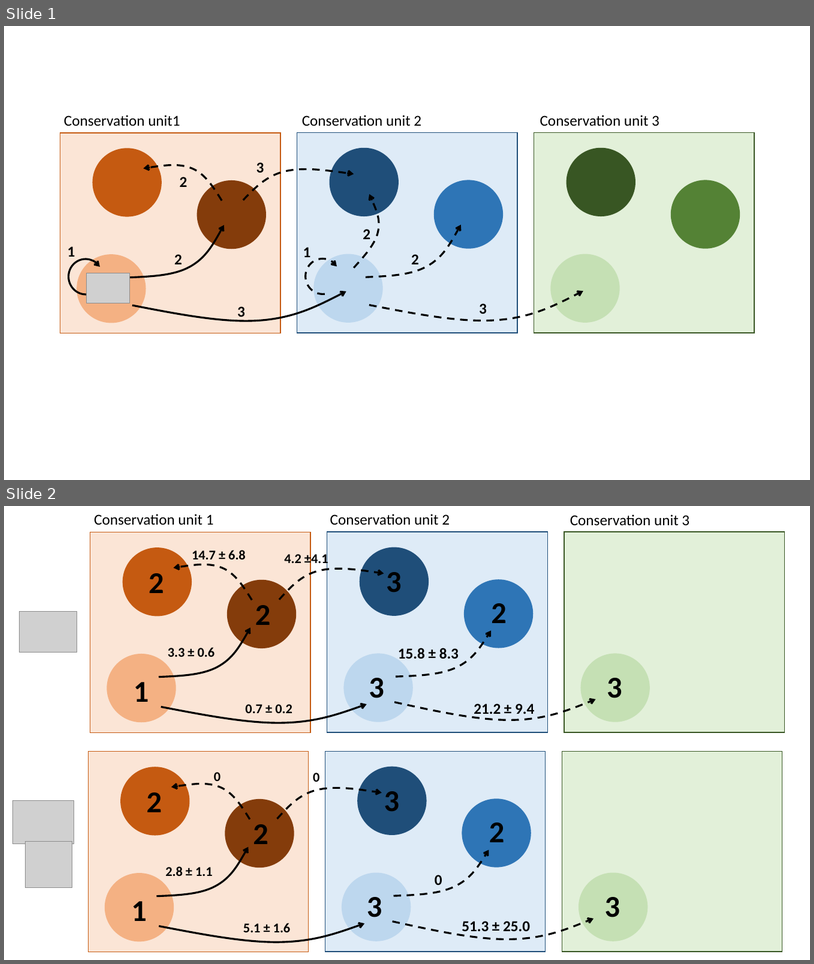
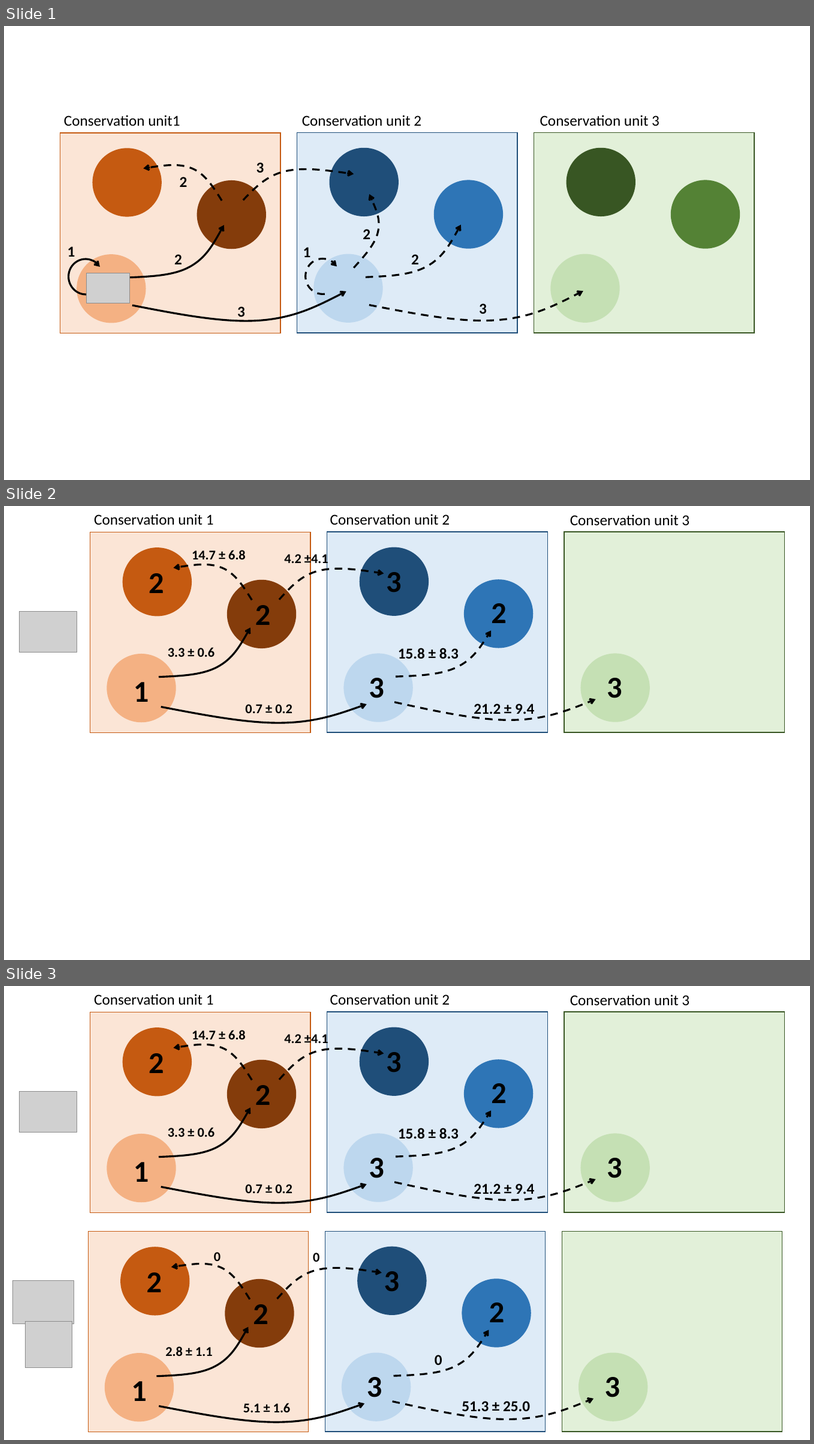
Before and after one commit to auponchon/GoldenLionTamarins, a slide deck: outputs/Figure_dispersal_probas.pptx. Shown one above the other, each under a label of ours: slides 1 and 2 before the commit, slides 1, 2 and 3 after it. The pictures are 814x964 and 814x1444 pixels, drawn with LibreOffice and Linux fonts; fonts in the diff are those of the drawing; grey boxes stand for pictures. Boxes give left, top, right and bottom in pixels: in the first picture for what was removed or moved away, otherwise in the second. Text is boxed around its words. In the diff, an @@ line names an element or a change of style, - is before the commit and + after.

```diff
--- a/outputs/Figure_dispersal_probas.pptx
+++ b/outputs/Figure_dispersal_probas.pptx
@@ slide 2 added at <box>4,506,810,960</box>, background #FFFFFF @@
@@ text added at <box>94,514,214,525</box>, 18 pt, text #000000 @@
+Conservation unit 1
@@ text added at <box>330,514,450,525</box>, 18 pt, text #000000 @@
+Conservation unit 2
@@ text added at <box>570,514,690,526</box>, 18 pt, text #000000 @@
+Conservation unit 3
@@ rectangle added at <box>90,532,311,732</box>, fill #FBE5D6, outline #C55A11 1 pt @@
@@ rectangle added at <box>327,532,548,732</box>, fill #DEEBF7, outline #1F4E79 1 pt @@
@@ rectangle added at <box>564,532,785,732</box>, fill #E2F0D9, outline #385723 1 pt @@
@@ ellipse added at <box>123,548,192,616</box>, fill #C55A11 @@
@@ text added at <box>192,550,246,559</box>, 16 pt, text #000000, bold @@
+14.7 ± 6.8
@@ text added at <box>284,552,329,567</box>, 16 pt, text #000000, bold @@
+4.2 ±4.1
@@ ellipse added at <box>360,547,429,615</box>, fill #1F4E79 @@
@@ text added at <box>149,573,164,593</box>, 36 pt, text #000000, bold @@
+2
@@ freeform shape added at <box>173,565,252,600</box>, outline #000000 2.25 pt dashed @@
@@ freeform shape added at <box>279,569,384,600</box>, outline #000000 2.25 pt dashed @@
@@ text added at <box>386,572,402,592</box>, 36 pt, text #000000, bold @@
+3
@@ ellipse added at <box>227,580,296,648</box>, fill #843C0B @@
@@ ellipse added at <box>464,579,533,648</box>, fill #2E75B6 @@
@@ picture added at <box>19,611,77,652</box> @@
@@ text added at <box>255,605,271,625</box>, 36 pt, text #000000, bold @@
+2
@@ text added at <box>491,603,507,623</box>, 36 pt, text #000000, bold @@
+2
@@ freeform shape added at <box>159,628,251,676</box>, outline #000000 2.25 pt @@
@@ freeform shape added at <box>396,631,492,676</box>, outline #000000 2.25 pt dashed @@
@@ text added at <box>168,647,215,657</box>, 16 pt, text #000000, bold @@
+3.3 ± 0.6
@@ text added at <box>398,648,459,659</box>, 18 pt, text #000000, bold @@
+15.8 ± 8.3
@@ ellipse added at <box>107,654,176,722</box>, fill #F4B183 @@
@@ ellipse added at <box>344,653,413,721</box>, fill #BDD7EE @@
@@ ellipse added at <box>581,653,650,721</box>, fill #C5E0B4 @@
@@ text added at <box>134,682,149,702</box>, 36 pt, text #000000, bold @@
+1
@@ text added at <box>369,678,384,698</box>, 36 pt, text #000000, bold @@
+3
@@ text added at <box>607,678,623,698</box>, 36 pt, text #000000, bold @@
+3
@@ freeform shape added at <box>395,699,596,720</box>, outline #000000 2.25 pt dashed @@
@@ text added at <box>474,703,534,718</box>, 18 pt, text #000000, bold @@
+21.2 ± 9.4
@@ freeform shape added at <box>161,704,367,723</box>, outline #000000 2.25 pt @@
@@ text added at <box>245,704,293,713</box>, 16 pt, text #000000, bold @@
+0.7 ± 0.2
@@ what was slide 2 is now slide 3 @@
```
Also in this commit, not shown: 6 other files.
